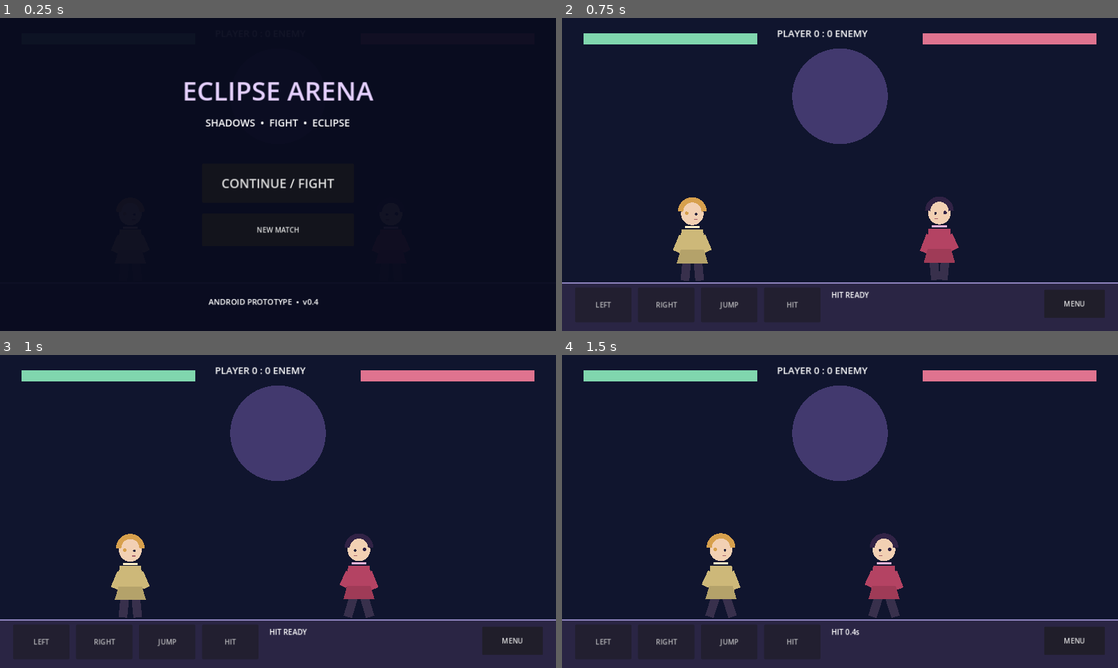
Above: before the commit, frames 1-4 (two rows, left to right).
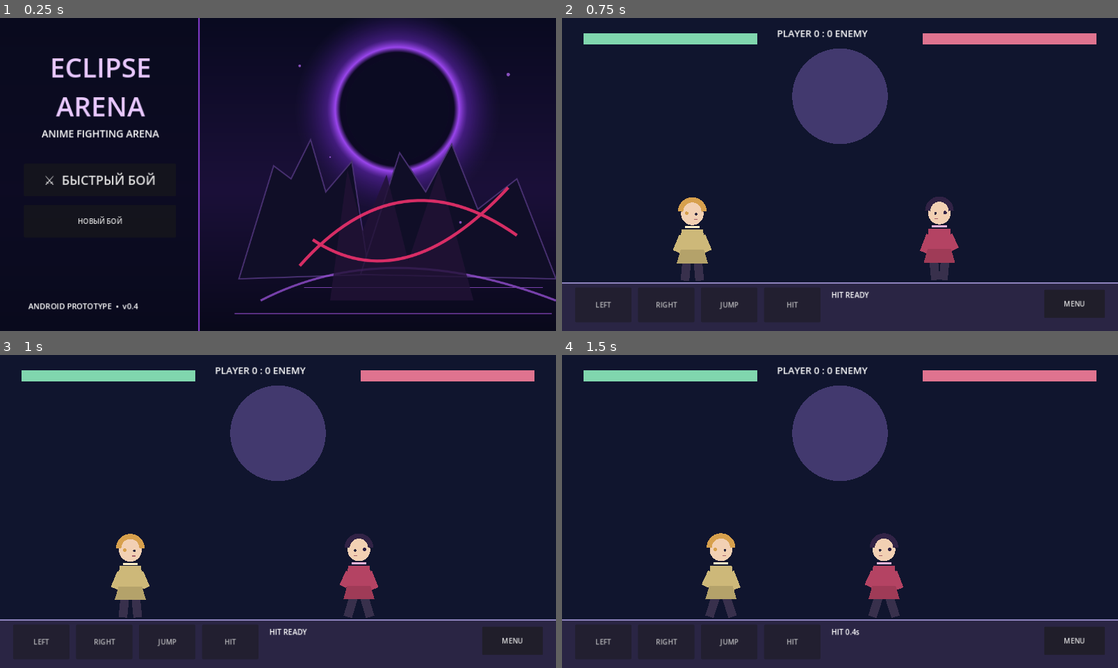
Above: after the commit, the same moments.

Repository: PerchikHot/Eclipse-Arena-
Game: Godot game, scene res://scenes/Main.tscn
Two runs of this game, one before a commit and one after it. Both use one fixed random seed, a clock stepped at 60 frames per second and the inputs below.
Inputs:
- Up to frame 1 (0.25 s): no input
- Up to frame 2 (0.75 s): click "NEW MATCH" (after the commit: "НОВЫЙ БОЙ") at 0.5 s
- Up to frame 3 (1 s): no input
- Up to frame 4 (1.5 s): hold D from 1.28 s (still down); hold J from 1.28 s (still down)

The runs differ from the first frame. In frame 1, 17% of the frame differs, in the area x 5-100%, y 0-100%; in frame 2, nothing differs; in frame 3, nothing differs; in frame 4, nothing differs.

Commit message:
Apply eclipse concept background and styled Russian main menu

Diff:
--- a/scripts/main.gd
+++ b/scripts/main.gd
@@ -76,35 +76,38 @@
     menu_layer = Control.new()
     menu_layer.set_anchors_and_offsets_preset(Control.PRESET_FULL_RECT)
     add_child(menu_layer)
-    var shade := ColorRect.new()
-    shade.color = Color(0.035, 0.045, 0.12, 0.96)
-    shade.size = Vector2(1280, 720)
-    menu_layer.add_child(shade)
+    var background := TextureRect.new()
+    background.texture = load("res://assets/menu_background.svg")
+    background.position = Vector2.ZERO
+    background.size = Vector2(1280, 720)
+    background.expand_mode = TextureRect.EXPAND_IGNORE_SIZE
+    background.stretch_mode = TextureRect.STRETCH_SCALE
+    menu_layer.add_child(background)
     var title := Label.new()
-    title.text = "ECLIPSE ARENA"
-    title.position = Vector2(320, 125)
-    title.size = Vector2(640, 85)
+    title.text = "ECLIPSE\nARENA"
+    title.position = Vector2(42, 70)
+    title.size = Vector2(380, 165)
     title.horizontal_alignment = HORIZONTAL_ALIGNMENT_CENTER
-    title.add_theme_font_size_override("font_size", 60)
-    title.add_theme_color_override("font_color", Color("#e6d1ff"))
+    title.add_theme_font_size_override("font_size", 62)
+    title.add_theme_color_override("font_color", Color("#e9c8ff"))
     menu_layer.add_child(title)
     var subtitle := Label.new()
-    subtitle.text = "SHADOWS  •  FIGHT  •  ECLIPSE"
-    subtitle.position = Vector2(320, 225)
-    subtitle.size = Vector2(640, 40)
+    subtitle.text = "ANIME FIGHTING ARENA"
+    subtitle.position = Vector2(42, 250)
+    subtitle.size = Vector2(380, 40)
     subtitle.horizontal_alignment = HORIZONTAL_ALIGNMENT_CENTER
     subtitle.add_theme_font_size_override("font_size", 23)
     menu_layer.add_child(subtitle)
     var start_button := Button.new()
-    start_button.text = "CONTINUE / FIGHT"
-    start_button.position = Vector2(465, 335)
-    start_button.size = Vector2(350, 90)
+    start_button.text = "⚔  БЫСТРЫЙ БОЙ"
+    start_button.position = Vector2(55, 335)
+    start_button.size = Vector2(350, 75)
     start_button.add_theme_font_size_override("font_size", 29)
     start_button.pressed.connect(start_game)
     menu_layer.add_child(start_button)
     var reset_button := Button.new()
-    reset_button.text = "NEW MATCH"
-    reset_button.position = Vector2(465, 450)
+    reset_button.text = "НОВЫЙ БОЙ"
+    reset_button.position = Vector2(55, 430)
     reset_button.size = Vector2(350, 75)
     reset_button.pressed.connect(func() -> void:
         restart_round()
@@ -113,7 +116,7 @@
     menu_layer.add_child(reset_button)
     var version_label := Label.new()
     version_label.text = "ANDROID PROTOTYPE  •  v0.4"
-    version_label.position = Vector2(480, 640)
+    version_label.position = Vector2(65, 650)
     version_label.add_theme_font_size_override("font_size", 18)
     menu_layer.add_child(version_label)
     show_menu()
